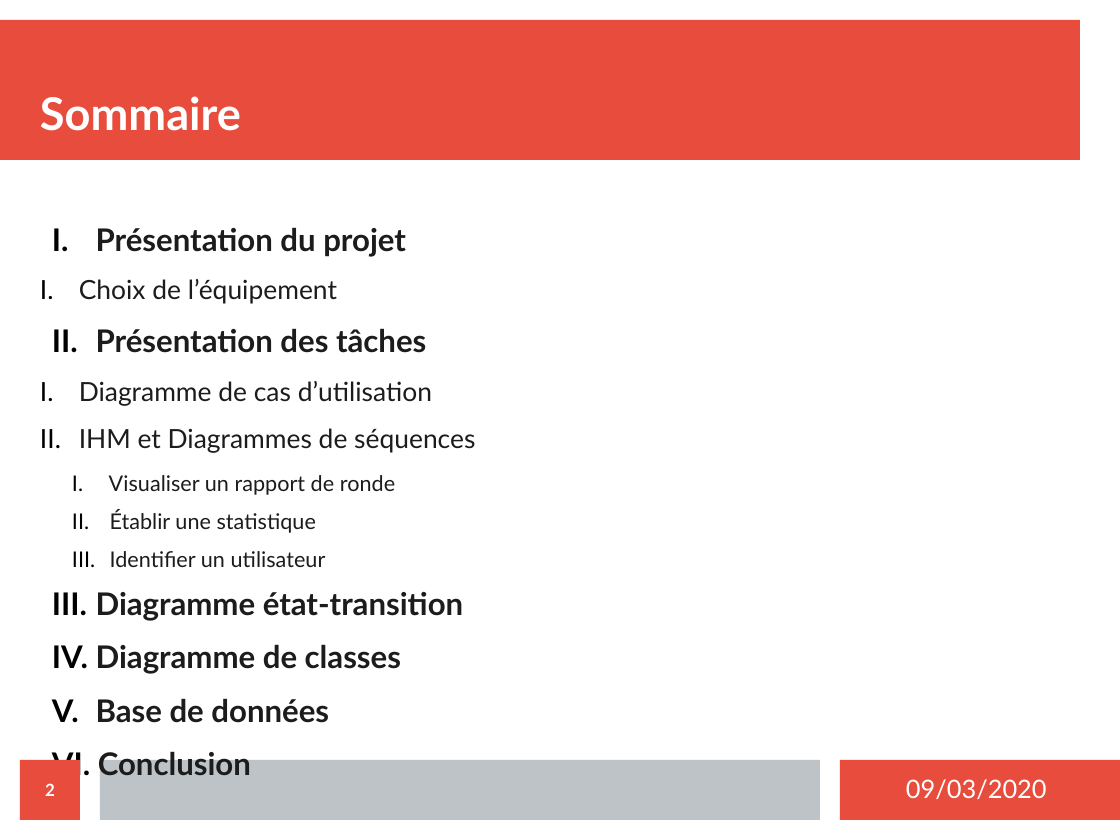
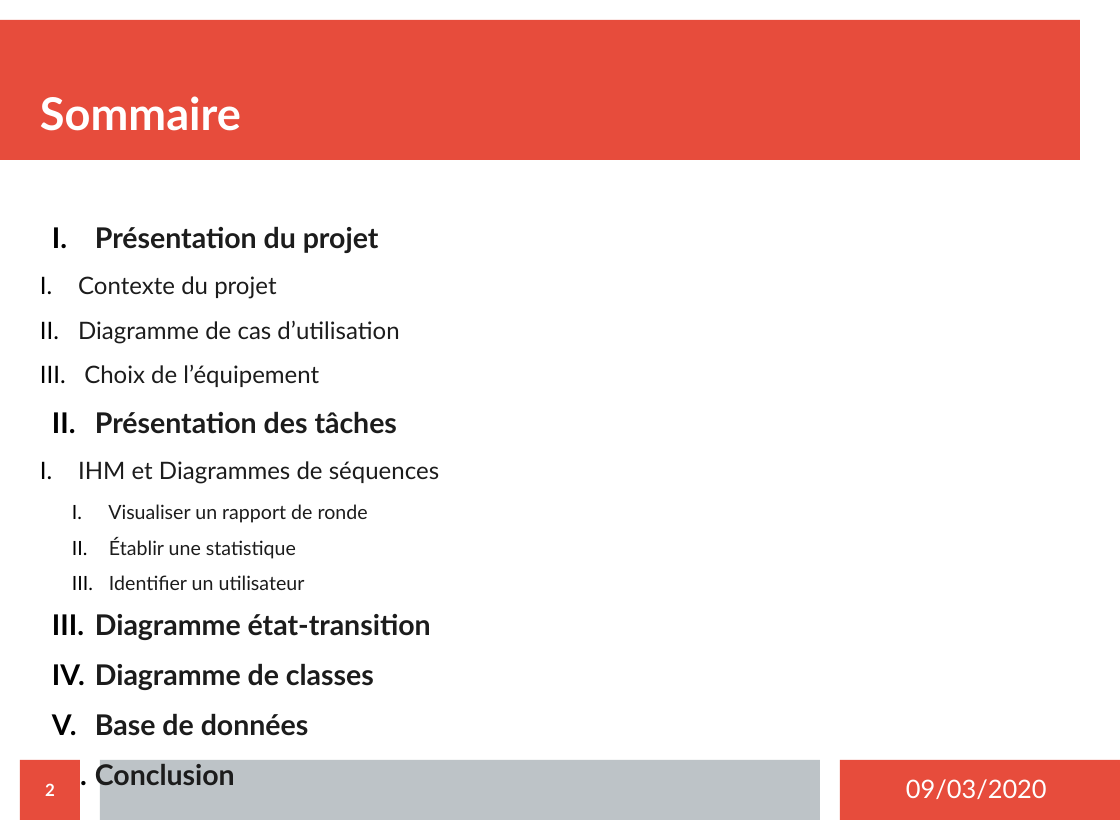
Before and after one commit to MezeretteBrice/Projet_Ronde, a slide deck: slide 2 of SOUTENANCE/Revue2/Revue2_CHEVREL.odp. Drawn at 1120x840 pixels with LibreOffice and Linux fonts; fonts in the diff are those of the drawing. Boxes give left, top, right and bottom in pixels: in the first picture for what was removed or moved away, otherwise in the second. Text is boxed around its words. In the diff, an @@ line names an element or a change of style, - is before the commit and + after.

```diff
--- a/SOUTENANCE/Revue2/Revue2_CHEVREL.odp
+++ b/SOUTENANCE/Revue2/Revue2_CHEVREL.odp
@@ text at box(78, 226, 439, 736): size 22.1 to 20.1 pt in "Présentation du projet", "Présentation des tâches", "Diagramme état-transition", "Diagramme de classes" and 2 more places; size 18.7 to 17.1 pt in "Choix de l’équipement", "IHM et Diagrammes de séquences"; size 15.3 to 13.9 pt in "Visualiser un rapport de ronde", "Établir une statistique", "Identifier un utilisateur" @@
@@ text at box(78, 276, 399, 344): paragraphs added @@
+  I. Contexte du projet
+  II. Diagramme de cas d’utilisation
@@ text at box(79, 381, 432, 406): paragraph removed @@
-  I. Diagramme de cas d’utilisation
```
Also in this commit, not shown: 6 other slides changed, 2 slides added.
